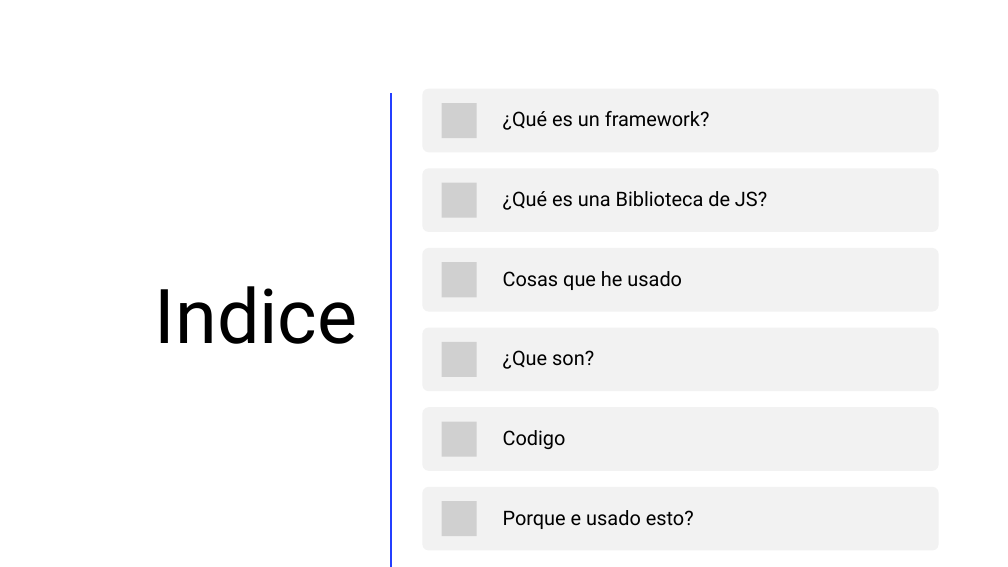
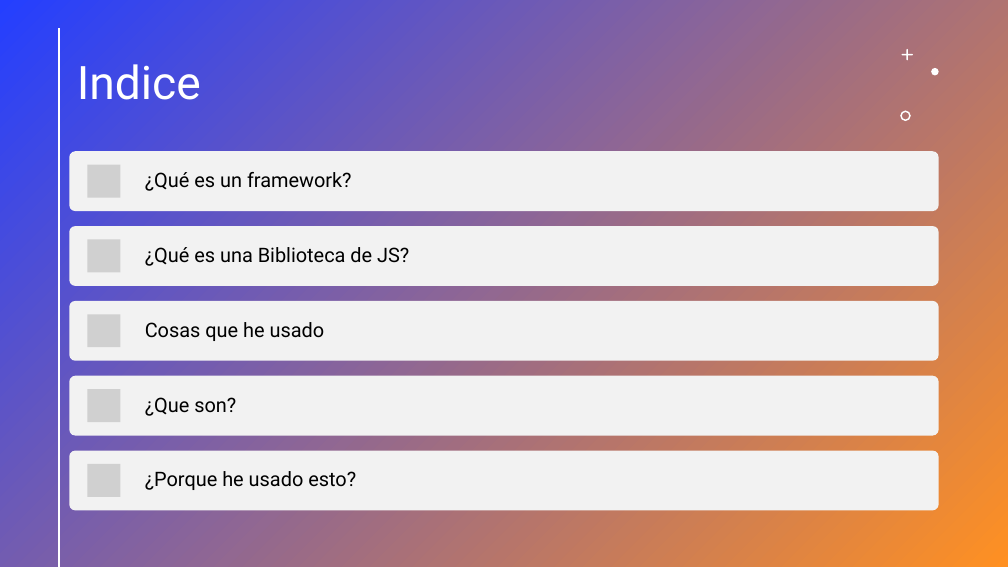
Before and after one commit to zonary123/tienda, a slide deck: slide 2 of Proyecto_CarlosVaralo.pptx. Drawn at 1008x567 pixels with LibreOffice and Linux fonts; fonts in the diff are those of the drawing; grey boxes stand for pictures. Boxes give left, top, right and bottom in pixels: in the first picture for what was removed or moved away, otherwise in the second. Text is boxed around its words. In the diff, an @@ line names an element or a change of style, - is before the commit and + after.

```diff
--- a/Proyecto_CarlosVaralo.pptx
+++ b/Proyecto_CarlosVaralo.pptx
@@ rectangle added at (0,0,1008,567), fill gradient #243FFF to #FF9022 @@
@@ line added from (59, 29) to (59, 566), #FF9022 2 pt @@
@@ line added from (59, 29) to (59, 566), #FFFFFF 2 pt @@
@@ title "Indice": place and size @@
-title "Indice" at (155,286,358,344)
+title "Indice" at (77,64,201,100)
@@ title "Indice" at (77,64,201,100): size 72 to 44 pt, text colour #000000 to #FFFFFF; alignment right to left @@
@@ freeform shape added at (901,49,913,60), fill #FFFFFF @@
@@ freeform shape added at (932,68,939,76), fill #FFFFFF @@
@@ line removed from (391, 94) to (391, 566) @@
@@ freeform shape added at (901,110,911,121), fill #FFFFFF @@
@@ rounded rectangle: place and size @@
-rounded rectangle at (423,169,939,232)
+rounded rectangle at (70,151,939,211)
@@ text "¿Qué es un framework?": place and size @@
-text "¿Qué es un framework?" at (503,111,710,130)
+text "¿Qué es un framework?" at (145,172,352,191)
@@ rounded rectangle: place and size @@
-rounded rectangle at (423,248,939,312)
+rounded rectangle at (70,226,939,286)
@@ text "¿Qué es una Biblioteca de ...": place and size @@
-text "¿Qué es una Biblioteca de ..." at (503,191,767,210)
+text "¿Qué es una Biblioteca de ..." at (145,247,409,266)
@@ picture: place and size @@
-picture at (442,183,476,218)
+picture at (88,240,121,273)
@@ rounded rectangle: place and size @@
-rounded rectangle at (423,327,939,391)
+rounded rectangle at (70,301,939,361)
@@ text "Cosas que he usado": place and size @@
-text "Cosas que he usado" at (503,271,682,290)
+text "Cosas que he usado" at (145,322,325,341)
@@ rounded rectangle: place and size @@
-rounded rectangle at (423,408,939,471)
+rounded rectangle at (70,376,939,436)
@@ text "¿Que son?": place and size @@
-text "¿Que son?" at (503,350,594,369)
+text "¿Que son?" at (145,397,236,416)
@@ rounded rectangle: place and size @@
-rounded rectangle at (423,487,939,551)
+rounded rectangle at (70,451,939,510)
@@ group added at (88,165,121,498): 4 pictures @@
@@ text at (145,471,356,490): text changed @@
-Porque e usado esto?
+¿Porque he usado esto?
@@ group removed at (423,88,939,536): 5 pictures, 1 rounded rectangle, 1 text @@
-Codigo
```
Also in this commit, not shown: 5 other slides changed, 7 slides added, 1 slide removed, 2 other files.
